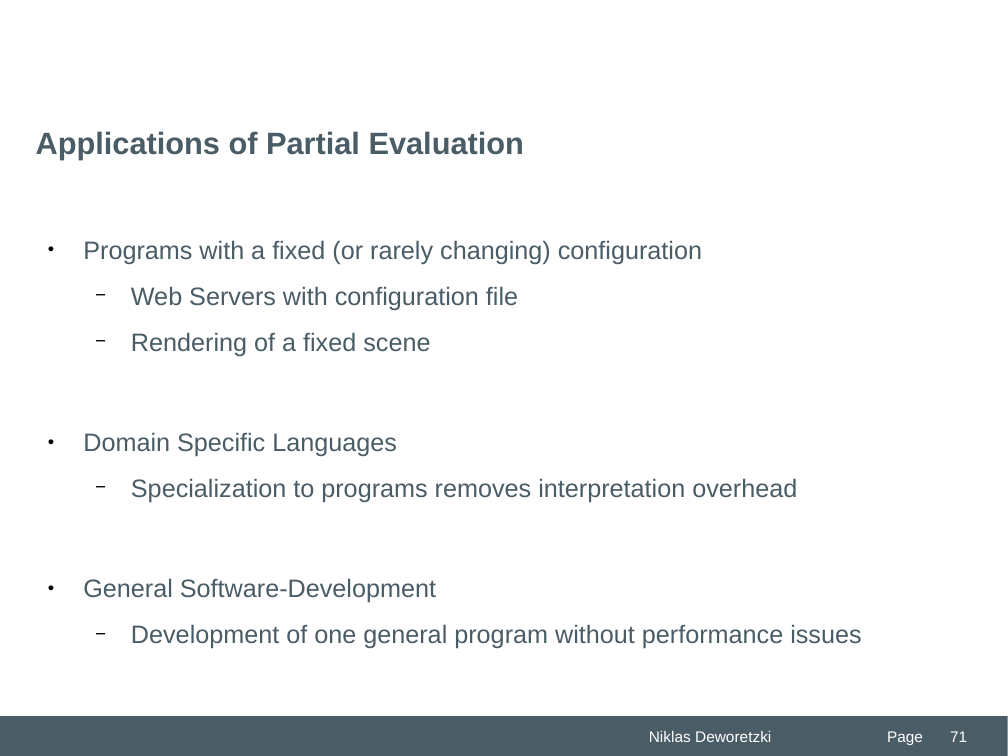
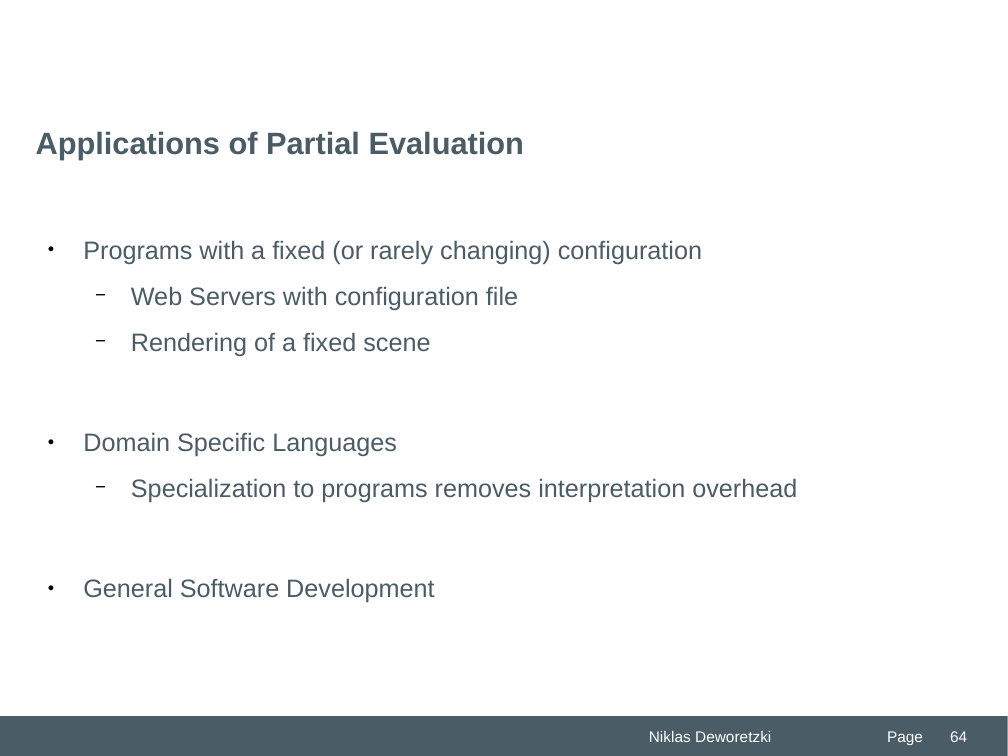
Before and after one commit to Niklas-Deworetzki/thm-masterseminar, a slide deck: slide 64 of paper/presentation/THM-Praesentation-FB06-MNI.odp (slide 71 before the commit). Drawn at 1008x756 pixels with LibreOffice and Linux fonts; fonts in the diff are those of the drawing; background and template pictures are left out. Boxes give left, top, right and bottom in pixels: in the first picture for what was removed or moved away, otherwise in the second. Text is boxed around its words. In the diff, an @@ line names an element or a change of style, - is before the commit and + after.

```diff
--- a/paper/presentation/THM-Praesentation-FB06-MNI.odp
+++ b/paper/presentation/THM-Praesentation-FB06-MNI.odp
@@ text at [83,578,434,603]: text changed @@
-● General Software-Development
-  − Development of one general program without performance issues
+● General Software Development
@@ page number at [950,731,967,742]: text changed @@
-71
+64
```
Also in this commit, not shown: 9 other slides changed, 7 slides removed, 7 other files.
